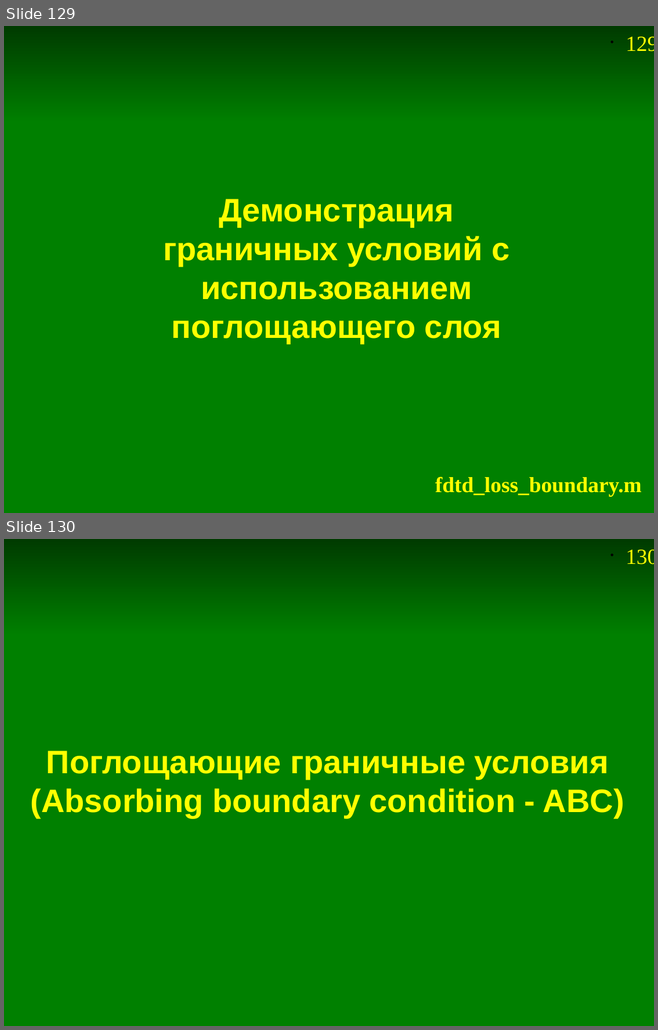
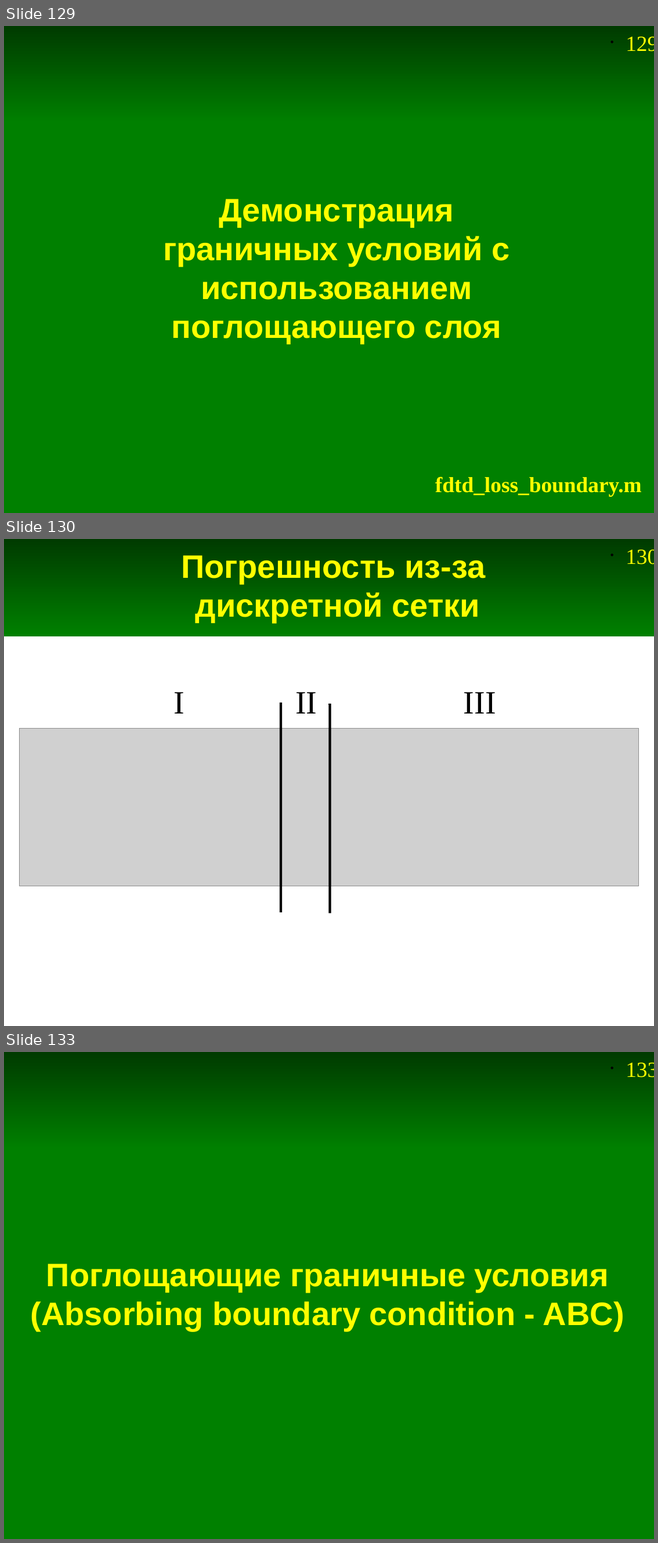
Before and after one commit to andris0147sv/modelling, a slide deck: presentations/2. FDTD.odp. Shown one above the other, each under a label of ours: slides 129 and 130 before the commit, slides 129, 130 and 133 after it; the slides between them are not shown. The pictures are 658x1030 and 658x1543 pixels, drawn with LibreOffice and Linux fonts; fonts in the diff are those of the drawing; grey boxes stand for pictures. Boxes give left, top, right and bottom in pixels: in the first picture for what was removed or moved away, otherwise in the second. Text is boxed around its words. In the diff, an @@ line names an element or a change of style, - is before the commit and + after.

```diff
--- a/presentations/2. FDTD.odp
+++ b/presentations/2. FDTD.odp
@@ slide 130 added at box(4, 539, 654, 1026), background #FFFFFF; not listed: 2 template elements that a slide beside it also shows @@
@@ title added at box(181, 555, 485, 623), 36 pt, text #FFFF00, bold @@
+Погрешность из-за
+дискретной сетки
@@ text added at box(173, 692, 184, 714), 36 pt, text #000000 @@
+I
@@ text added at box(295, 692, 317, 714), 36 pt, text #000000 @@
+II
@@ text added at box(463, 692, 496, 714), 36 pt, text #000000 @@
+III
@@ line added from (281, 703) to (281, 913), #000000 2.83 pt @@
@@ line added from (329, 703) to (329, 913), #000000 2.83 pt @@
@@ picture added at box(20, 728, 639, 886) @@
@@ what was slide 130 is now slide 133 @@
@@ page number at box(625, 1062, 654, 1078): text changed @@
-• 130
+• 133
```
Also in this commit, not shown: 8 slides changed, 2 other slides added, 19 other files.
